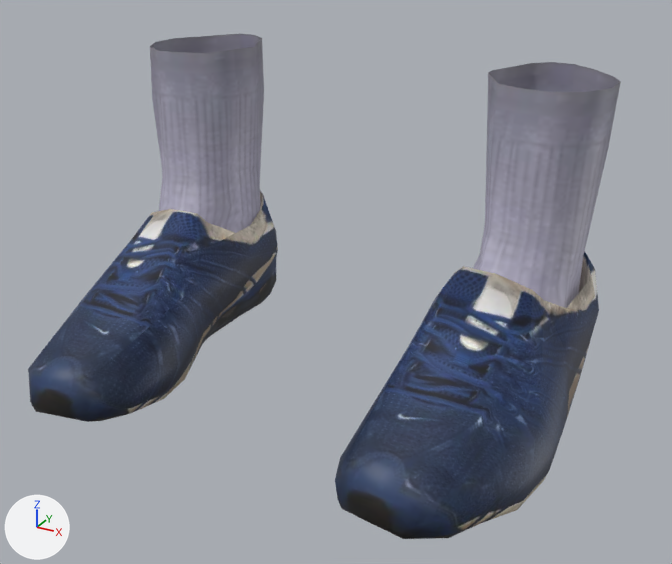
The glTF model public/models/doll/shoes-sneakers-m-lo.glb, before and after one commit.
Rendered twice from a camera (50 mm lens) standing at (0.305, -0.604, 0.337) and looking at (0.017, -0.08, 0.075). Every picture has the same lights, and +X, +Y and +Z are marked at lower left. The picture after the commit comes second. Vertices at exactly the same position are counted once.

In view in the first picture: 'Shoes_sneakers'.
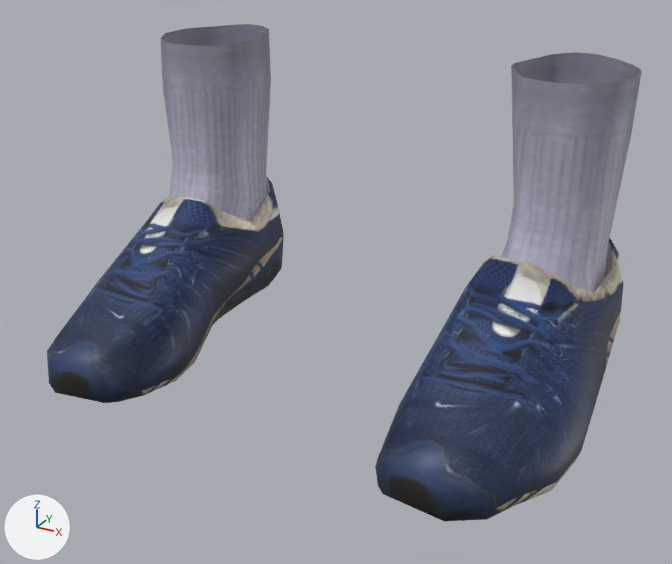
The change, as a list of edits to the scene's bpy script:
```text
Change me_shoes_sneakers:
    used by ob_shoes_sneakers; location = (0.0, 0.0, 0.0)
    remove me_shoes_sneakers.from_pydata(...)  # 352 vertices, 612 faces; spans x -0.19..0.19, y -0.228..0.051, z -0.013..0.218
    add me_shoes_sneakers.from_pydata(...)  # 352 vertices, 612 faces; spans x -0.201..0.201, y -0.199..0.078, z -0.015..0.221
    me_shoes_sneakers part 1: the loose piece of 115 vertices spanning x 0.077..0.19, y -0.228..0.051, z -0.013..0.102 is rebuilt with 114 vertices and now spans x 0.088..0.201, y -0.199..0.078, z -0.015..0.102
    me_shoes_sneakers part 2: the loose piece of 113 vertices spanning x -0.19..-0.077, y -0.228..0.051, z -0.013..0.102 is rebuilt with 115 vertices and now spans x -0.201..-0.088, y -0.199..0.078, z -0.015..0.102
    me_shoes_sneakers part 3: the loose piece of 62 vertices spanning x -0.178..-0.095, y -0.103..0.039, z 0.042..0.218 is rebuilt with 62 vertices and now spans x -0.185..-0.102, y -0.075..0.065, z 0.046..0.221
    me_shoes_sneakers part 4: the loose piece of 62 vertices spanning x 0.095..0.178, y -0.103..0.039, z 0.042..0.218 is rebuilt with 61 vertices and now spans x 0.102..0.185, y -0.075..0.065, z 0.046..0.221
```

What differs and where, as boxes [x1, y1, x2, y2] in the pictures (672 x 564 px):
'Shoes_sneakers', reshaped
    before: [28, 34, 621, 539]
    after: [47, 24, 642, 521]
part 1 of me_shoes_sneakers, rebuilt
    before: [335, 251, 599, 539]
    after: [375, 238, 624, 521]
part 2 of me_shoes_sneakers, rebuilt
    before: [28, 191, 278, 422]
    after: [47, 176, 284, 403]
part 3 of me_shoes_sneakers, rebuilt
    before: [150, 34, 264, 233]
    after: [160, 24, 271, 222]
part 4 of me_shoes_sneakers, rebuilt
    before: [473, 62, 621, 308]
    after: [501, 52, 642, 293]
